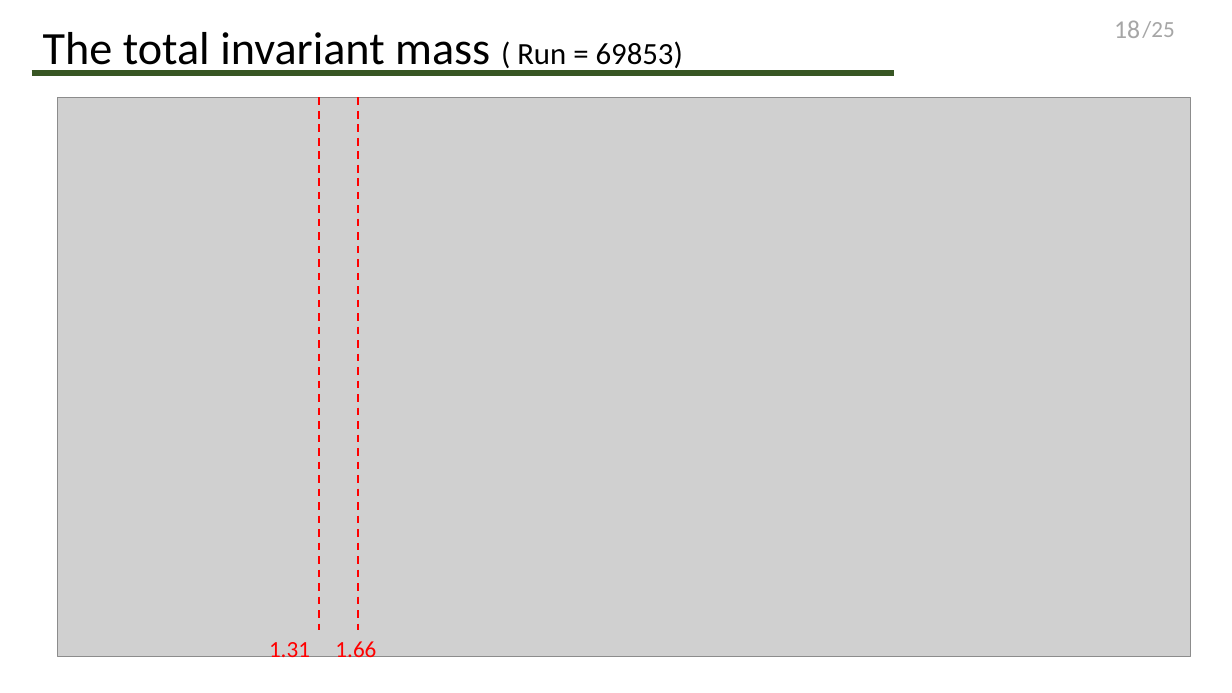
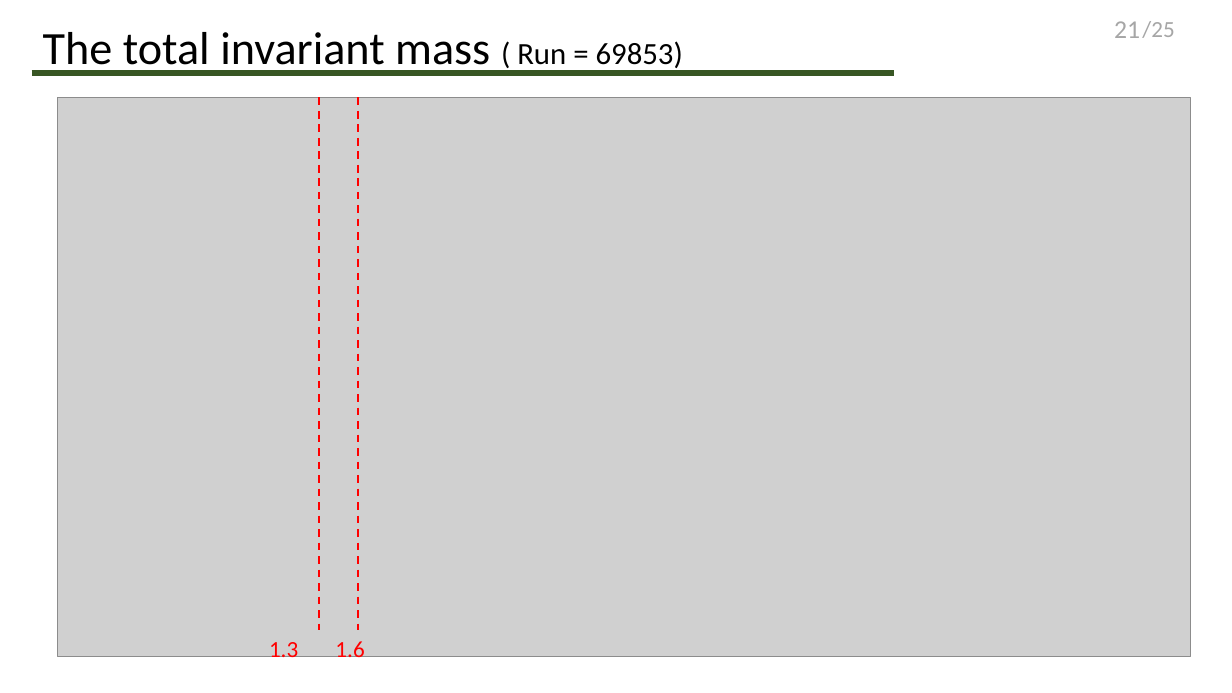
Before and after one commit to Edwin96wang/CompassIntern, a slide deck: slide 21 of presentation/Final pre/talk.pptx (slide 18 before the commit). Drawn at 1232x693 pixels with LibreOffice and Linux fonts; fonts in the diff are those of the drawing; grey boxes stand for pictures. Boxes give left, top, right and bottom in pixels: in the first picture for what was removed or moved away, otherwise in the second. Text is boxed around its words. In the diff, an @@ line names an element or a change of style, - is before the commit and + after.

```diff
--- a/presentation/Final pre/talk.pptx
+++ b/presentation/Final pre/talk.pptx
@@ page number at (1114,21,1140,38): text changed @@
-18
+21
@@ text at (269,642,298,663): text changed @@
-1.31
+1.3
@@ text at (335,641,364,663): text changed @@
-1.66
+1.6
```
Also in this commit, not shown: 13 other slides changed, 9 slides added, 4 slides removed, 10 other files.
